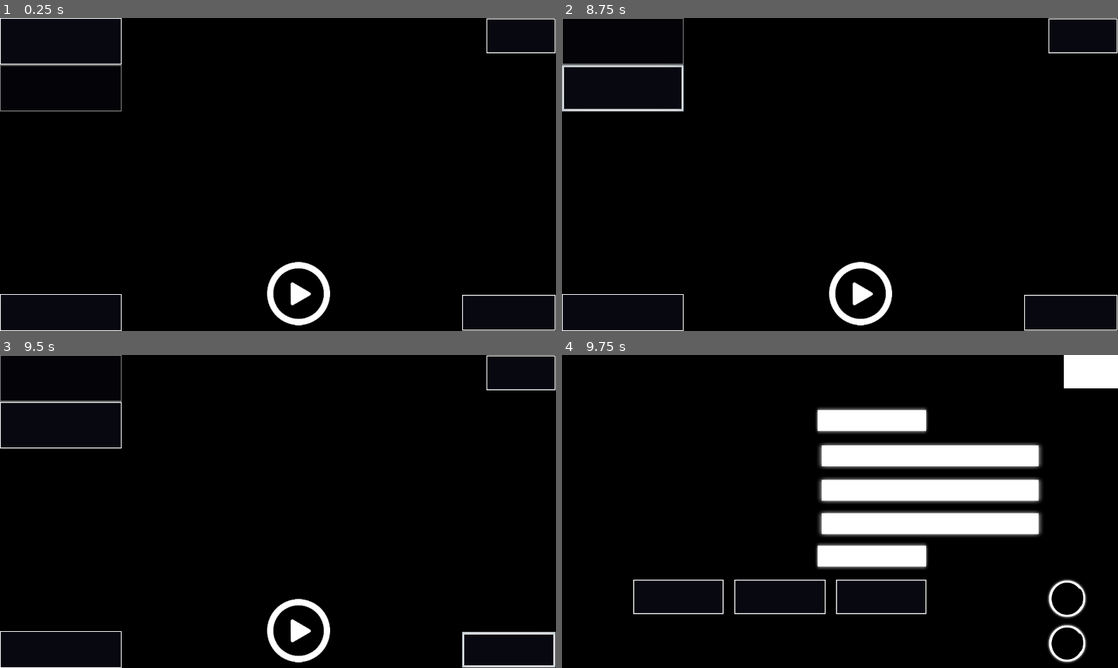
Above: before the commit, frames 1-4 (two rows, left to right).
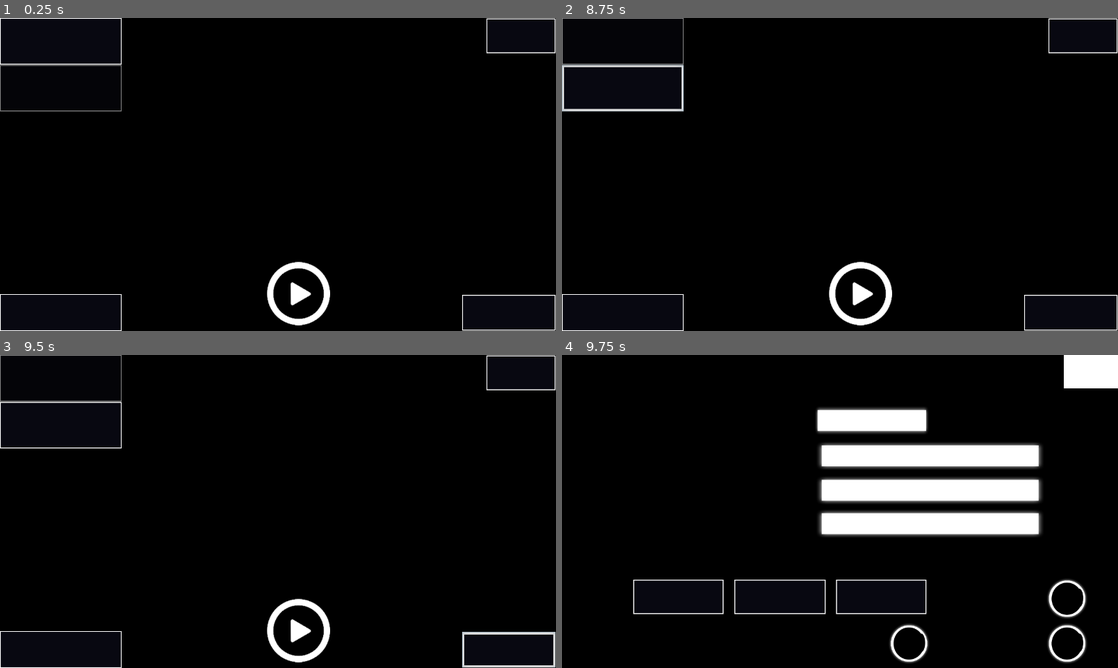
Above: after the commit, the same moments.

Repository: josephcantrell14/SpeedTimer
Game: Godot game, scene res://Main.tscn
The game is run twice, just before and just after one commit, with the same random seed, the same clock (stepped at 60 frames per second) and the same inputs. Sound files missing from this copy of the repository are replaced by a short silence.
Inputs (mouse positions are in pixels of both pictures, inside the frame that each line leads up to):
- Up to frame 1 (0.25 s): no input
- Up to frame 2 (8.75 s): click "Timer" at 0.5 s; click "Stopwatch" at 1.25 s; click (862, 293) at 2 s; click (862, 293) at 2.75 s; click "Clear" at 3.5 s; click "Timer" at 4.25 s; click "Stopwatch" at 5 s; click "Clear" at 5.75 s; click (862, 293) at 6.5 s; click "Timer" at 7.25 s; click "Stopwatch" at 8 s
- Up to frame 3 (9.5 s): click "Clear" at 8.75 s
- Up to frame 4 (9.75 s): click "Options" at 9.5 s

Frames 1-3 are identical in both runs. In frame 4, 2.0% of the frame differs, in the area x 45-66%, y 60-99%.
Error before the commit: Parse Error: The identifier "AudioLoader" isn't declared in the current scope. (res://HUD.gd:144)

Commit message:
Add files via upload

Diff:
--- a/HUD.gd
+++ b/HUD.gd
@@ -5,6 +5,7 @@
 var resolution := 100
 var uiOpacity := 100
 var bgTransparency := false
+var alwaysOnTop := false
 var msOpacity := 100
 var metronomeInterval := 0
 var invertedCamera := false
@@ -32,6 +33,7 @@
             resolution = line.get("resolution",100)
             uiOpacity = line.get("uiOpacity",100)
             bgTransparency = line.get("bgTransparency",false)
+            alwaysOnTop = line.get("alwaysOnTop",false)
             msOpacity = line.get("msOpacity",100)
             metronomeInterval = line.get("metronomeInterval",0)
             invertedCamera = line.get("invertedCamera",false)
@@ -41,6 +43,8 @@
     _on_UISlider_value_changed(uiOpacity)
     get_tree().get_root().set_transparent_background(bgTransparency)
     $OptionsHUD/Transparency/TransparencyCheckbox.pressed = bgTransparency
+    OS.set_window_always_on_top(alwaysOnTop)
+    $OptionsHUD/AlwaysOnTop/AlwaysOnTopCheckbox.pressed = alwaysOnTop
     _on_MSSlider_value_changed(msOpacity)
     _on_MetronomeSlider_value_changed(metronomeInterval)
     if get_parent().function == 0:
@@ -59,6 +63,7 @@
         "resolution" : resolution,
         "uiOpacity" : uiOpacity,
         "bgTransparency" : bgTransparency,
+        "alwaysOnTop" : alwaysOnTop,
         "msOpacity" : msOpacity,
         "metronomeInterval" : metronomeInterval,
         "invertedCamera" : invertedCamera,
@@ -114,8 +119,6 @@
         Engine.target_fps = 1
     else:
         Engine.target_fps = 28
-func _on_FullscreenCheckbox_pressed() -> void:
-    OS.window_fullscreen = not OS.window_fullscreen
 func _on_ThemeButton_pressed() -> void:
     $OptionsHUD/ThemeColorPicker.visible = not $OptionsHUD/ThemeColorPicker.visible
 func _on_ThemeColorPicker_color_changed(color:Color) -> void:
@@ -156,7 +159,13 @@
     get_parent().get_node("Stopwatch/MetronomeSound").set_stream(audioLoader.loadfile(path))
     if path.ends_with(".wav"):
         get_parent().get_node("Stopwatch/MetronomeSound").stream.loop_mode = 0
+func _on_FullscreenCheckbox_pressed() -> void:
+    OS.window_fullscreen = not OS.window_fullscreen
 func _on_TransparencyCheckbox_pressed() -> void:
     bgTransparency = not bgTransparency
     get_tree().get_root().set_transparent_background(bgTransparency)
     setSave()
+func _on_AlwaysOnTopCheckbox_pressed() -> void:
+    alwaysOnTop = not alwaysOnTop
+    OS.set_window_always_on_top(alwaysOnTop)
+    setSave()
--- a/Main.gd
+++ b/Main.gd
@@ -70,30 +70,42 @@
     $Stopwatch.end()
     $HUD/StartButton.icon = preload("res://Sprites/Icons/play.png")
     $HUD/ClearButton.show()
+func _on_Hours_focus_entered() -> void:
+    $HUD/Hours.select_all()
+func _on_Minutes_focus_entered() -> void:
+    $HUD/Minutes.select_all()
+func _on_Seconds_focus_entered() -> void:
+    $HUD/Seconds.select_all()
+func _on_Milliseconds_focus_entered() -> void:
+    $HUD/Milliseconds.select_all()
 func _on_Hours_gui_input(event: InputEvent) -> void:
     if input == 1 and (event is InputEventMouseButton or event is InputEventScreenTouch):
         $HUD/Hours.select_all()
         $HUD/Minutes.deselect()
         $HUD/Seconds.deselect()
         $HUD/Milliseconds.deselect()
+        OS.show_virtual_keyboard()
 func _on_Minutes_gui_input(event: InputEvent) -> void:
     if input == 1 and (event is InputEventMouseButton or event is InputEventScreenTouch):
         $HUD/Minutes.select_all()
         $HUD/Hours.deselect()
         $HUD/Seconds.deselect()
         $HUD/Milliseconds.deselect()
+        OS.show_virtual_keyboard()
 func _on_Seconds_gui_input(event: InputEvent) -> void:
     if input == 1 and (event is InputEventMouseButton or event is InputEventScreenTouch):
         $HUD/Seconds.select_all()
         $HUD/Hours.deselect()
         $HUD/Minutes.deselect()
         $HUD/Milliseconds.deselect()
+        OS.show_virtual_keyboard()
 func _on_Milliseconds_gui_input(event: InputEvent) -> void:
     if input == 1 and (event is InputEventMouseButton or event is InputEventScreenTouch):
         $HUD/Milliseconds.select_all()
         $HUD/Seconds.deselect()
         $HUD/Hours.deselect()
         $HUD/Minutes.deselect()
+        OS.show_virtual_keyboard() #test
 func _on_OptionsButton_pressed() -> void:
     $HUD/OptionsHUD.show()
 func _on_GeneralClose_pressed() -> void:
@@ -115,8 +127,3 @@
         $HUD/TimerButton.modulate.a = .5
         finishTimer()
         $HUD.setSave()
-func _on_RotationCheckbox_toggled(button_pressed:bool) -> void:
-    if button_pressed:
-        OS.screen_orientation = OS.SCREEN_ORIENTATION_PORTRAIT
-    else:
-        OS.screen_orientation = OS.SCREEN_ORIENTATION_LANDSCAPE
--- a/Main.tscn
+++ b/Main.tscn
@@ -228,21 +228,26 @@
 margin_top = 378.0
 margin_right = 1074.0
 margin_bottom = 643.0
+focus_neighbour_left = NodePath("../Milliseconds")
+focus_neighbour_right = NodePath("../Minutes")
+focus_next = NodePath("../Minutes")
+focus_previous = NodePath("../Milliseconds")
 custom_colors/selection_color = Color( 1, 1, 1, 1 )
 custom_fonts/font = SubResource( 4 )
 custom_styles/focus = SubResource( 2 )
 custom_styles/normal = SubResource( 3 )
 text = "0"
 max_length = 2
-__meta__ = {
-"_edit_use_anchors_": false
-}
 
 [node name="Minutes" type="LineEdit" parent="HUD" groups=["theme", "time"]]
 margin_left = 774.364
 margin_top = 378.142
 margin_right = 1374.36
 margin_bottom = 643.142
+focus_neighbour_left = NodePath("../Hours")
+focus_neighbour_right = NodePath("../Seconds")
+focus_next = NodePath("../Seconds")
+focus_previous = NodePath("../Hours")
 custom_colors/selection_color = Color( 1, 1, 1, 1 )
 custom_fonts/font = SubResource( 4 )
 custom_styles/focus = SubResource( 5 )
@@ -258,6 +263,10 @@
 margin_top = 378.0
 margin_right = 1674.0
 margin_bottom = 643.0
+focus_neighbour_left = NodePath("../Minutes")
+focus_neighbour_right = NodePath("../Milliseconds")
+focus_next = NodePath("../Milliseconds")
+focus_previous = NodePath("../Minutes")
 custom_colors/selection_color = Color( 1, 1, 1, 1 )
 custom_fonts/font = SubResource( 4 )
 custom_styles/focus = SubResource( 5 )
@@ -273,6 +282,10 @@
 margin_top = 378.142
 margin_right = 1974.36
 margin_bottom = 643.142
+focus_neighbour_left = NodePath("../Seconds")
+focus_neighbour_right = NodePath("../Hours")
+focus_next = NodePath("../Hours")
+focus_previous = NodePath("../Seconds")
 custom_colors/selection_color = Color( 1, 1, 1, 1 )
 custom_fonts/font = SubResource( 4 )
 custom_styles/focus = SubResource( 5 )
@@ -451,9 +464,6 @@
 custom_styles/pressed = SubResource( 11 )
 custom_styles/normal = ExtResource( 9 )
 text = "Quit"
-__meta__ = {
-"_edit_use_anchors_": false
-}
 
 [node name="OptionsButton" type="Button" parent="HUD" groups=["theme"]]
 margin_top = 953.0
@@ -820,10 +830,10 @@
 color = Color( 0, 0, 0, 1 )
 
 [node name="ThemeColorPicker" type="ColorPicker" parent="HUD/OptionsHUD/ThemeColorPicker"]
-margin_left = 123.0
-margin_top = 167.0
-margin_right = 799.0
-margin_bottom = 939.0
+margin_left = 127.0
+margin_top = 171.0
+margin_right = 803.0
+margin_bottom = 943.0
 theme = SubResource( 33 )
 __meta__ = {
 "_edit_use_anchors_": false
@@ -905,12 +915,48 @@
 "_edit_use_anchors_": false
 }
 
+[node name="AlwaysOnTop" type="Area2D" parent="HUD/OptionsHUD" groups=["theme"]]
+position = Vector2( 345, 53 )
+
+[node name="Label" type="Label" parent="HUD/OptionsHUD/AlwaysOnTop"]
+margin_left = 114.602
+margin_top = 906.888
+margin_right = 759.601
+margin_bottom = 1002.89
+custom_colors/font_color = Color( 0.898039, 0.898039, 0.898039, 1 )
+custom_fonts/font = SubResource( 29 )
+text = "Always On Top"
+align = 2
+
+[node name="CheckboxBG" type="TextureRect" parent="HUD/OptionsHUD/AlwaysOnTop"]
+margin_left = 777.702
+margin_top = 868.224
+margin_right = 927.702
+margin_bottom = 1018.22
+texture = ExtResource( 5 )
+
+[node name="AlwaysOnTopCheckbox" type="CheckBox" parent="HUD/OptionsHUD/AlwaysOnTop"]
+margin_left = 804.29
+margin_top = 891.521
+margin_right = 904.29
+margin_bottom = 999.521
+custom_fonts/font = ExtResource( 8 )
+custom_icons/radio_checked = SubResource( 44 )
+custom_icons/checked = SubResource( 45 )
+custom_icons/radio_unchecked = SubResource( 46 )
+custom_icons/unchecked = SubResource( 47 )
+custom_styles/pressed = SubResource( 48 )
+
 [connection signal="timeout" from="Timer" to="." method="_on_Timer_timeout"]
 [connection signal="finished" from="TimerSound" to="." method="_on_TimerSound_finished"]
 [connection signal="input_event" from="HUD/BG" to="." method="_on_Background_input_event"]
+[connection signal="focus_entered" from="HUD/Hours" to="." method="_on_Hours_focus_entered"]
 [connection signal="gui_input" from="HUD/Hours" to="." method="_on_Hours_gui_input"]
+[connection signal="focus_entered" from="HUD/Minutes" to="." method="_on_Minutes_focus_entered"]
 [connection signal="gui_input" from="HUD/Minutes" to="." method="_on_Minutes_gui_input"]
+[connection signal="focus_entered" from="HUD/Seconds" to="." method="_on_Seconds_focus_entered"]
 [connection signal="gui_input" from="HUD/Seconds" to="." method="_on_Seconds_gui_input"]
+[connection signal="focus_entered" from="HUD/Milliseconds" to="." method="_on_Milliseconds_focus_entered"]
 [connection signal="gui_input" from="HUD/Milliseconds" to="." method="_on_Milliseconds_gui_input"]
 [connection signal="pressed" from="HUD/StartButton" to="." method="_on_StartButton_pressed"]
 [connection signal="pressed" from="HUD/TimerButton" to="." method="_on_TimerButton_pressed"]
@@ -932,3 +978,4 @@
 [connection signal="color_changed" from="HUD/OptionsHUD/ThemeColorPicker/ThemeColorPicker" to="HUD" method="_on_ThemeColorPicker_color_changed"]
 [connection signal="pressed" from="HUD/OptionsHUD/Fullscreen/FullscreenCheckbox" to="HUD" method="_on_FullscreenCheckbox_pressed"]
 [connection signal="pressed" from="HUD/OptionsHUD/Transparency/TransparencyCheckbox" to="HUD" method="_on_TransparencyCheckbox_pressed"]
+[connection signal="pressed" from="HUD/OptionsHUD/AlwaysOnTop/AlwaysOnTopCheckbox" to="HUD" method="_on_AlwaysOnTopCheckbox_pressed"]
--- a/project.godot
+++ b/project.godot
@@ -8,8 +8,14 @@
 
 config_version=4
 
-_global_script_classes=[  ]
+_global_script_classes=[ {
+"base": "Reference",
+"class": "AudioLoader",
+"language": "GDScript",
+"path": "res://AudioImporter.gd"
+} ]
 _global_script_class_icons={
+"AudioLoader": ""
 }
 
 [application]
@@ -35,7 +41,10 @@
 window/size/test_height=720
 window/dpi/allow_hidpi=true
 window/vsync/use_vsync=false
+window/per_pixel_transparency/allowed=true
+window/per_pixel_transparency/enabled=true
 window/energy_saving/keep_screen_on=false
+window/handheld/orientation="portrait"
 window/ios/hide_home_indicator=false
 window/stretch/mode="2d"
 window/stretch/aspect="keep"
@@ -43,6 +52,10 @@
 
 [input]
 
+ui_accept={
+"deadzone": 0.5,
+"events": [  ]
+}
 pause={
 "deadzone": 0.5,
 "events": [ Object(InputEventKey,"resource_local_to_scene":false,"resource_name":"","device":0,"alt":false,"shift":false,"control":false,"meta":false,"command":false,"pressed":false,"scancode":16777217,"physical_scancode":0,"unicode":0,"echo":false,"script":null)
@@ -53,6 +66,7 @@
 "deadzone": 0.5,
 "events": [ Object(InputEventKey,"resource_local_to_scene":false,"resource_name":"","device":0,"alt":false,"shift":false,"control":false,"meta":false,"command":false,"pressed":false,"scancode":32,"physical_scancode":0,"unicode":0,"echo":false,"script":null)
 , Object(InputEventJoypadButton,"resource_local_to_scene":false,"resource_name":"","device":0,"button_index":11,"pressure":0.0,"pressed":false,"script":null)
+, Object(InputEventKey,"resource_local_to_scene":false,"resource_name":"","device":0,"alt":false,"shift":false,"control":false,"meta":false,"command":false,"pressed":false,"scancode":16777221,"physical_scancode":0,"unicode":0,"echo":false,"script":null)
  ]
 }
 
Not shown, changed: export_presets.cfg
